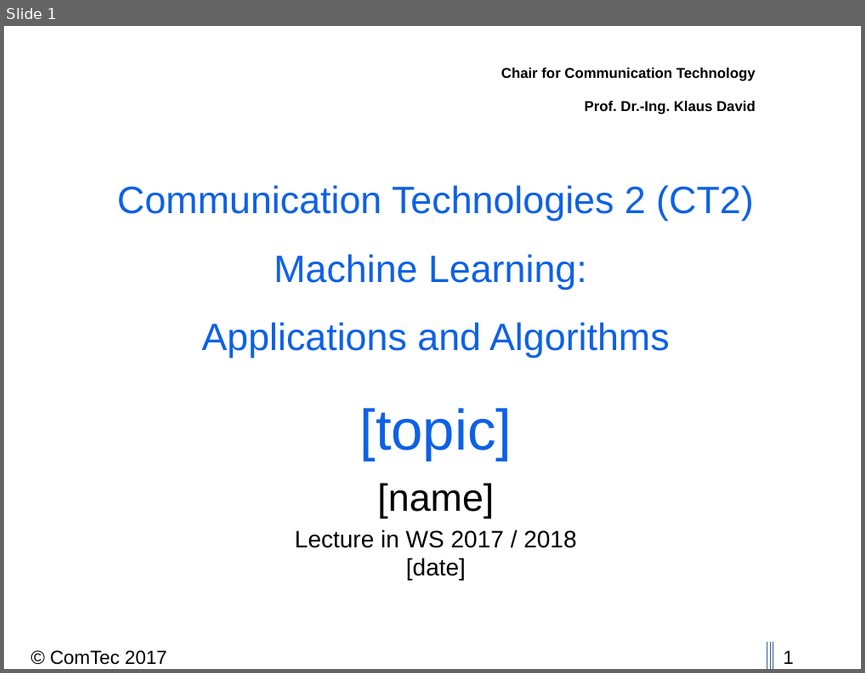
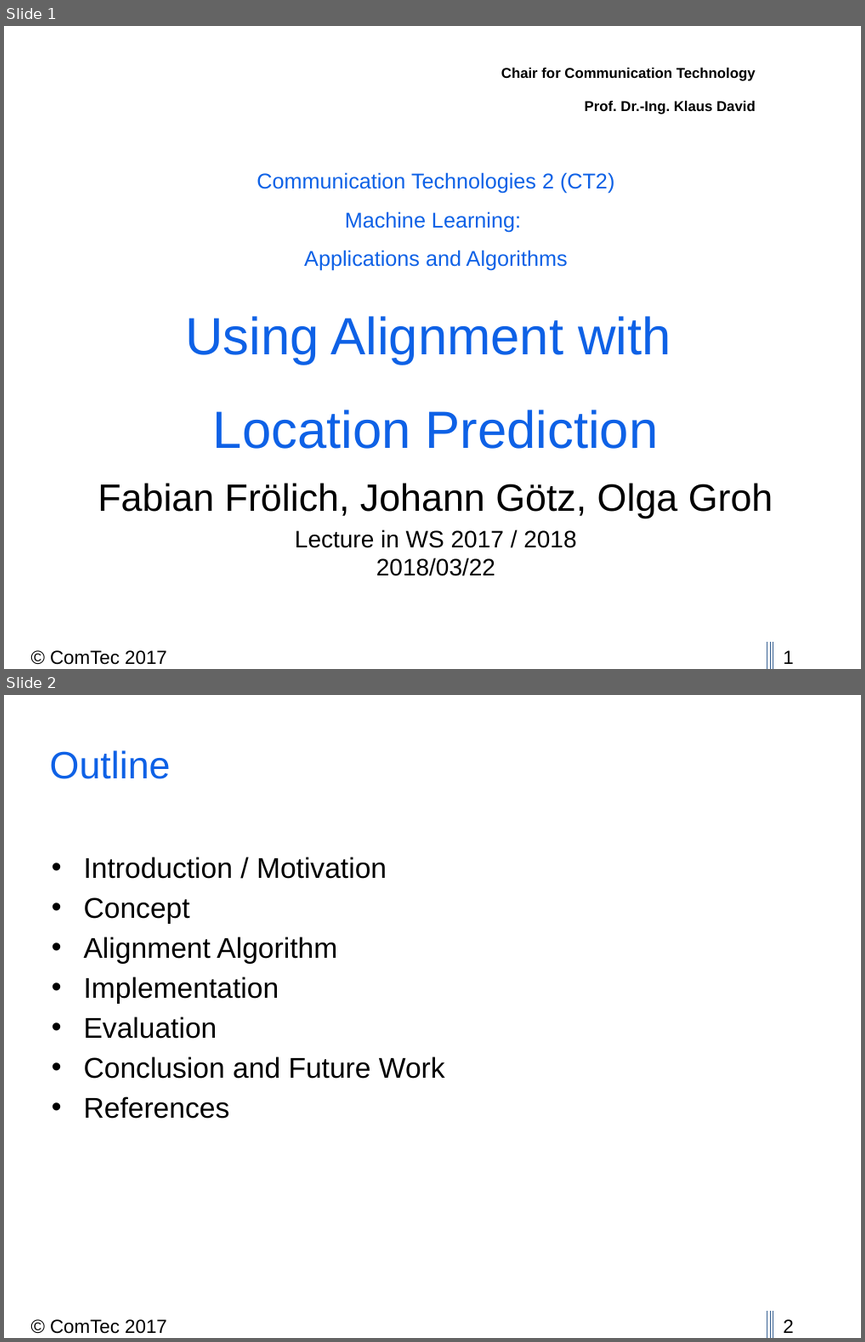
Before and after one commit to thedrayman/ct2-alignment, a slide deck: Presentation/CT2_2017_Alignment.pptx. Shown one above the other, each under a label of ours: slide 1 before the commit, slides 1 and 2 after it. The pictures are 865x673 and 865x1342 pixels, drawn with LibreOffice and Linux fonts; fonts in the diff are those of the drawing; background and template pictures are left out. Boxes give left, top, right and bottom in pixels: in the first picture for what was removed or moved away, otherwise in the second. Text is boxed around its words. In the diff, an @@ line names an element or a change of style, - is before the commit and + after.

```diff
--- a/Presentation/CT2_2017_Alignment.pptx
+++ b/Presentation/CT2_2017_Alignment.pptx
@@ slide 2 added at (4,695,861,1338), background #FFFFFF; not listed: 5 template elements that a slide beside it also shows @@
@@ title added at (50,750,171,779), 32 pt, text #0E61E6 @@
+Outline
@@ text added at (84,857,445,1118), 24 pt, text #000000 @@
+• Introduction / Motivation
+• Concept
+• Alignment Algorithm
+• Implementation
+• Evaluation
+• Conclusion and Future Work
+• References
@@ slide 1 changed as well @@
@@ title at (185,172,670,448): text changed; size 32 to 18 pt @@
-Communication Technologies 2 (CT2)
-Machine Learning:
-Applications and Algorithms
-[topic]
+Communication Technologies 2 (CT2)
+Machine Learning:
+Applications and Algorithms
+Using Alignment with
+Location Prediction
@@ subtitle at (98,482,773,576): text changed; size 20 to 32 pt @@
-[name]
-Lecture in WS 2017 / 2018
-[date]
+Fabian Frölich, Johann Götz, Olga Groh
+Lecture in WS 2017 / 2018
+2018/03/22
```
Also in this commit, not shown: 11 other slides added, 1 slide removed, 11 other files.
